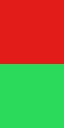
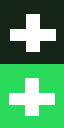
Two versions of the same layered image (64x128). Layer-by-layer changes:
painted on "Layer 2" over 9, 14, 56, 116
painted on "Layer 1" over 0, 0, 64, 64
